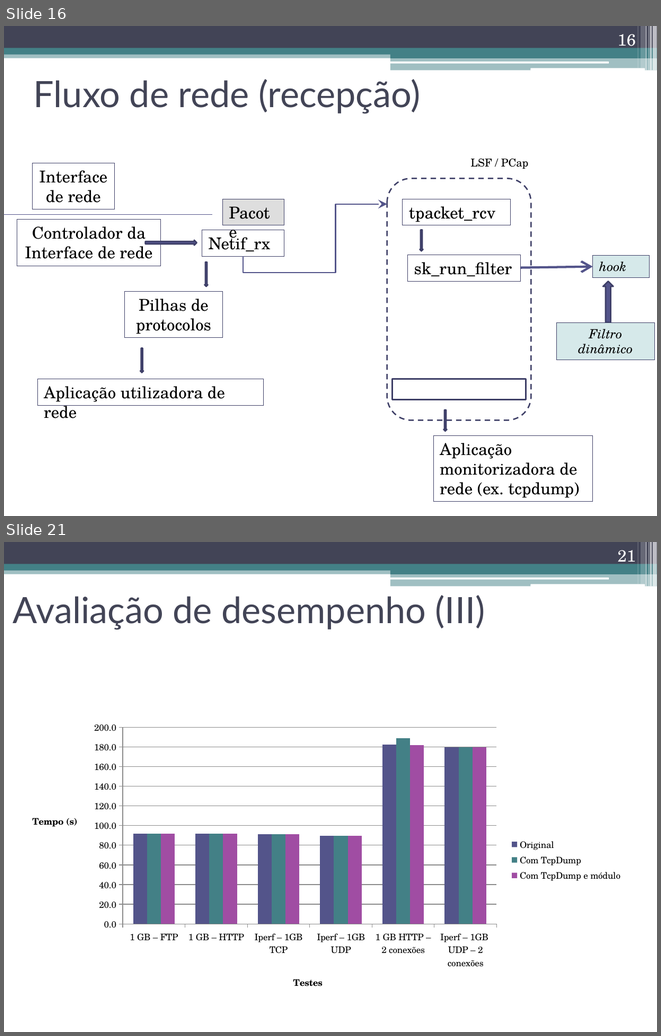
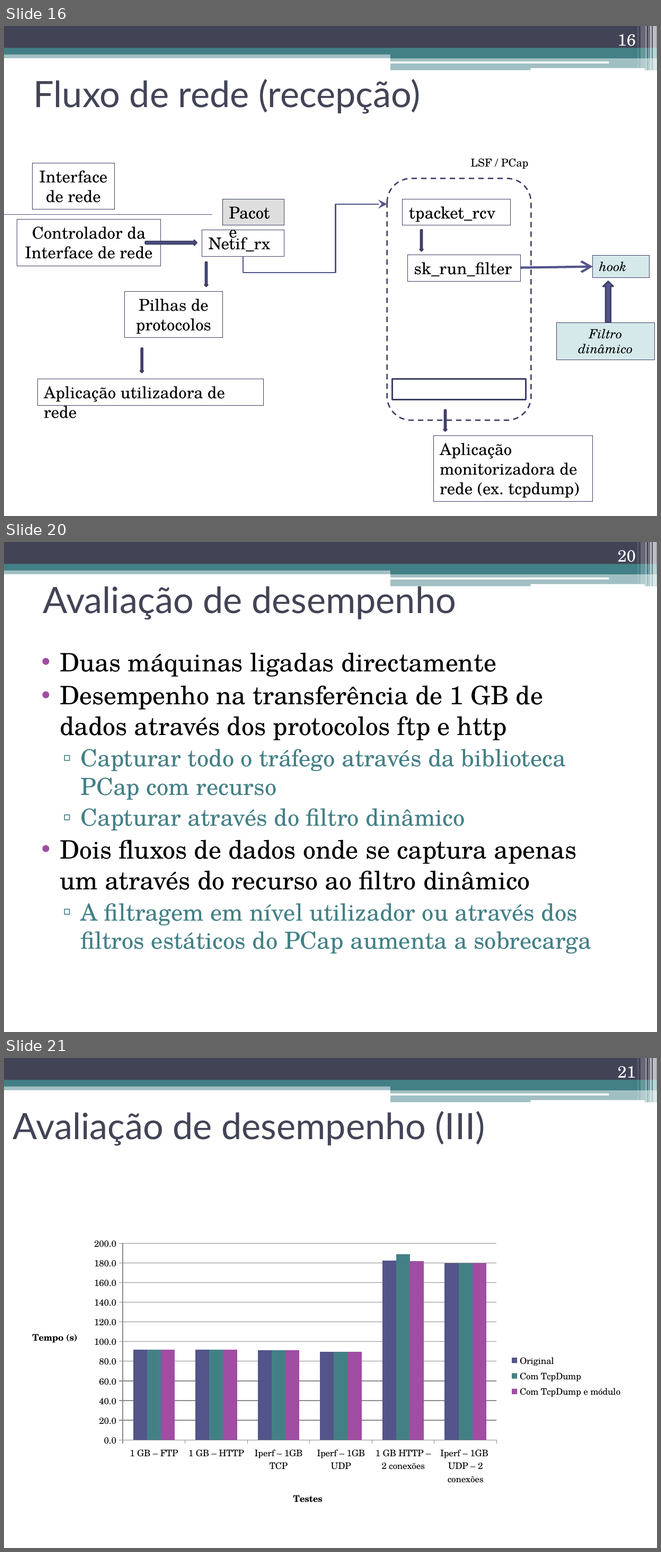
Before and after one commit to nunogmartins/cap_dissertation, a slide deck: doc/apresentacao_dissertacao.pptx. Shown one above the other, each under a label of ours: slides 16 and 21 before the commit, slides 16, 20 and 21 after it; the slides between them are not shown. The pictures are 661x1036 and 661x1552 pixels, drawn with LibreOffice and Linux fonts; fonts in the diff are those of the drawing. Boxes give left, top, right and bottom in pixels: in the first picture for what was removed or moved away, otherwise in the second. Text is boxed around its words. In the diff, an @@ line names an element or a change of style, - is before the commit and + after.

```diff
--- a/doc/apresentacao_dissertacao.pptx
+++ b/doc/apresentacao_dissertacao.pptx
@@ slide 20 added at [4,542,657,1032], background #FFFFFF; not listed: 13 template elements that a slide beside it also shows @@
@@ page number added at [618,550,636,566], 18 pt, text #FFFFFF @@
+20
@@ title added at [43,582,456,619], 40 pt, text #424456 @@
+Avaliação de desempenho
@@ text added at [60,652,591,953], 28 pt, text #000000 @@
+• Duas máquinas ligadas directamente
+• Desempenho na transferência de 1 GB de dados através dos protocolos ftp e http
+  ▫ Capturar todo o tráfego através da biblioteca PCap com recurso
+  ▫ Capturar através do filtro dinâmico
+• Dois fluxos de dados onde se captura apenas um através do recurso ao filtro dinâmico
+  ▫ A filtragem em nível utilizador ou através dos filtros estáticos do PCap aumenta a sobrecarga
```
Also in this commit, not shown: 3 slides changed, 1 other slide added, 1 slide removed.
